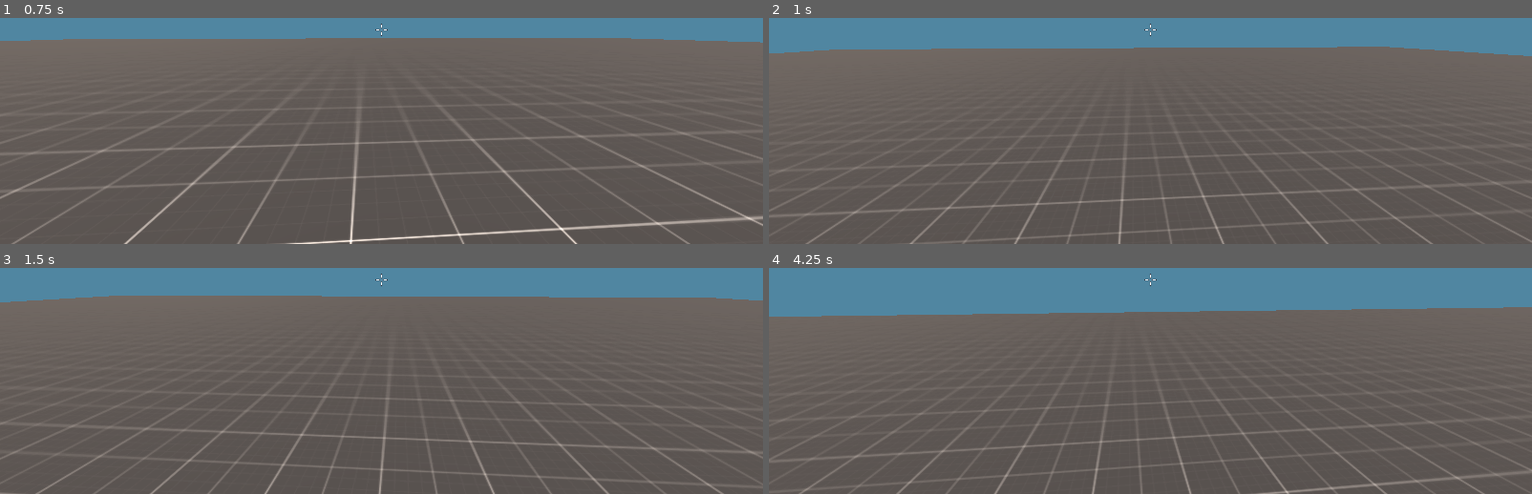
Above: before the commit, frames 1-4 (two rows, left to right).
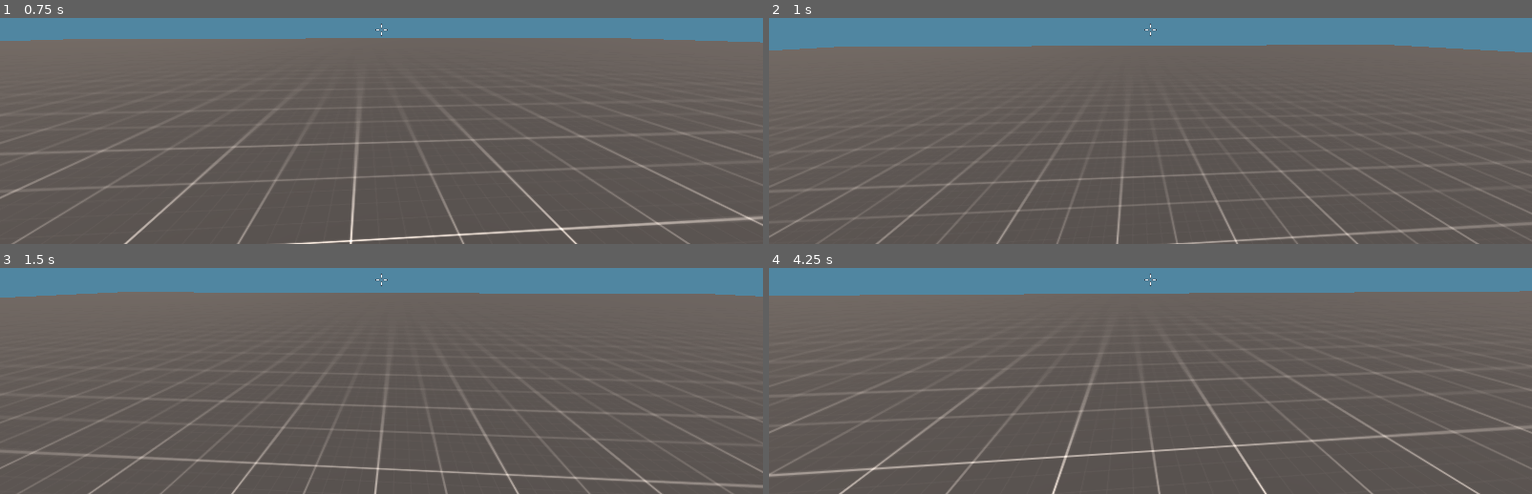
Above: after the commit, the same moments.

Repository: marcospb19/firestone
Game: Godot game, scene res://plane.tscn
Two runs of this game, one before a commit and one after it. Both use one fixed random seed, a clock stepped at 60 frames per second and the inputs below.
Inputs (mouse positions are in pixels of both pictures, inside the frame that each line leads up to):
- Up to frame 1 (0.75 s): move the mouse to (419, 29) at 0.52 s; press the mouse at (419, 29) at 0.53 s; hold W (move_forward) from 0.53 s (still down)
- Up to frame 2 (1 s): keep holding W (move_forward); tap Space (jump) at 0.77, 0.8 s
- Up to frame 3 (1.5 s): keep holding W (move_forward); tap Space (jump) at 1.07, 1.35 s; move the mouse to (343, 281) at 1.27 s; release the mouse at (343, 281) at 1.28 s
- Up to frame 4 (4.25 s): keep holding W (move_forward); tap Space (jump) at 1.52, 1.82, 2.3, 3.02, 3.32 s; click (1112, 281) at 1.55 s; move the mouse to (1165, 272) at 2.02 s; press the mouse at (1165, 272) at 2.03 s; move the mouse to (1142, 286) at 2.77 s; release the mouse at (1142, 286) at 2.78 s; click (1142, 286) at 2.85 s; move the mouse to (1203, 286) at 3.52 s; hold Space (jump) from 3.53 s (still down)

Frame 1 is identical in both runs. In frame 2, 4.9% of the frame differs, in the area x 0-100%, y 11-100%; in frame 3, 5.8%; in frame 4, 13%, in the area x 0-100%, y 10-100%.

Commit message:
reduziu bastante, um novo começo para um novo jogo

Diff:
--- a/plane.tscn
+++ b/plane.tscn
@@ -1,7 +1,7 @@
 [gd_scene load_steps=8 format=3 uid="uid://ctqae8e73sa1w"]
 
 [ext_resource type="PackedScene" uid="uid://bm8usyqlqf2aj" path="res://floor.tscn" id="1_6xwvw"]
-[ext_resource type="PackedScene" uid="uid://dch0wy1f03eim" path="res://level_environment.tscn" id="2_28khi"]
+[ext_resource type="PackedScene" uid="uid://dch0wy1f03eim" path="res://environment.tscn" id="2_28khi"]
 [ext_resource type="PackedScene" uid="uid://dl2ed4gkybggf" path="res://src/elements/player/player.tscn" id="3_i1mur"]
 [ext_resource type="Texture2D" uid="uid://38rtc8sllpi2" path="res://assets/black_grid.svg" id="4_cejrt"]
 
--- a/src/elements/player/player.gd
+++ b/src/elements/player/player.gd
@@ -3,17 +3,16 @@
 @export_subgroup("Properties")
 @export var movement_speed := 3.0
 @export var jump_strength := 6.0
-@export var jet_strength := 23.0
 @export var gravity := 20.0
 
 const RUN_MULTIPLIER := 1.4
-@onready var ui = $InGameUI
 
 var mouse_sensitivity := 0.00065
 var health := 100
 var movement_velocity: Vector3
 var previously_floored := false
 
+@onready var ui = $InGameUI
 @onready var camera: Camera3D = $Head/Camera
 @onready var raycast: RayCast3D = $Head/Camera/RayCast
 
@@ -21,7 +20,6 @@
 	Input.mouse_mode = Input.MOUSE_MODE_CAPTURED
 	Engine.max_fps = 240
 	Utils.set_main_camera(camera)
-
 
 func apply_rotation(diff: Vector2):
 	rotation.y -= diff.x
@@ -42,7 +40,6 @@
 	handle_click()
 	handle_action_jump_and_jet(delta)
 
-	# Flat movement
 	var input = Input.get_vector("move_left", "move_right", "move_forward", "move_back")
 	var movement := Vector3(input.x, 0, input.y).limit_length(1.0) * movement_speed
 
@@ -53,20 +50,17 @@
 	movement.y = velocity.y
 	velocity = transform.basis * movement
 
-func handle_action_jump_and_jet(delta: float):
+func handle_action_jump_and_jet(_delta: float):
 	if self.is_on_floor():
 		velocity.y = 0.0
 
 	if Input.is_action_pressed("jump"):
 		if self.is_on_floor():
-			Audio.play_at_one_of(["jump_a.ogg", "jump_b.ogg", "jump_c.ogg"])
 			velocity.y = max(jump_strength, velocity.y + jump_strength / 2.0)
-		else:
-			velocity.y += jet_strength * delta
 
 func handle_click():
 	if Input.is_action_pressed("shoot"):
 		raycast.force_raycast_update()
 		if raycast.is_colliding():
-			var collider = raycast.get_collider()
+			# var collider = raycast.get_collider()
 			pass
--- a/src/elements/player/player.tscn
+++ b/src/elements/player/player.tscn
@@ -1,8 +1,6 @@
-[gd_scene load_steps=6 format=3 uid="uid://dl2ed4gkybggf"]
+[gd_scene load_steps=4 format=3 uid="uid://dl2ed4gkybggf"]
 
 [ext_resource type="Script" uid="uid://b6ct8sacwqxku" path="res://src/elements/player/player.gd" id="1_ffboj"]
-[ext_resource type="Texture2D" uid="uid://8ggihh27mlrr" path="res://assets/sprites/blob_shadow.png" id="2_b0fo8"]
-[ext_resource type="Script" uid="uid://bej4pk1jsdhu3" path="res://src/elements/player/player_camera.gd" id="4_g8ff7"]
 [ext_resource type="PackedScene" uid="uid://bsx1usq366uih" path="res://src/elements/ui/in_game_ui.tscn" id="4_x2jau"]
 
 [sub_resource type="CapsuleShape3D" id="CapsuleShape3D_gdq8c"]
@@ -25,16 +23,8 @@
 cull_mask = 1048573
 current = true
 fov = 80.0
-script = ExtResource("4_g8ff7")
 
 [node name="RayCast" type="RayCast3D" parent="Head/Camera"]
 exclude_parent = false
 target_position = Vector3(0, 0, -1000)
 collide_with_areas = true
-
-[node name="Shadow" type="Decal" parent="."]
-transform = Transform3D(1, 0, 0, 0, 1, 0, 0, 0, 1, 0, 0.141817, 0)
-size = Vector3(1, 2, 1)
-texture_albedo = ExtResource("2_b0fo8")
-modulate = Color(1, 1, 1, 0.705882)
-normal_fade = 0.5
--- a/src/elements/ui/hud/gameplay_hud.gd
+++ /dev/null
@@ -1,4 +0,0 @@
-extends Control
-
-@onready var health: ProgressBar = $Health
-@onready var crosshair: TextureRect = $Crosshair
--- a/src/elements/ui/hud/health_bar.gd
+++ /dev/null
@@ -1,25 +0,0 @@
-extends ProgressBar
-
-
-func _ready():
-	update_health(100)
-
-
-func update_health(health: int):
-	value = health
-	__update_color()
-
-
-func __update_color():
-	var bar_style = StyleBoxFlat.new()
-	bar_style.bg_color = __get_color_for_health()
-	self.add_theme_stylebox_override("fill", bar_style)
-
-
-func __get_color_for_health() -> Color:
-	if value > 50.0:
-		# Green to orange
-		return lerp(Color.ORANGE, Color.LAWN_GREEN, (self.value - 50.0) / 50.0)
-	else:
-		# Orange to red
-		return lerp(Color.RED, Color.ORANGE, self.value / 50.0)
--- a/src/elements/ui/in_game_ui.tscn
+++ b/src/elements/ui/in_game_ui.tscn
@@ -1,9 +1,7 @@
-[gd_scene load_steps=7 format=3 uid="uid://bsx1usq366uih"]
+[gd_scene load_steps=5 format=3 uid="uid://bsx1usq366uih"]
 
 [ext_resource type="Script" uid="uid://dcdowglvd2oyi" path="res://src/elements/ui/in_game_ui.gd" id="1_6al0f"]
-[ext_resource type="Script" uid="uid://kj4yuyvfes5a" path="res://src/elements/ui/hud/gameplay_hud.gd" id="2_nwc7u"]
 [ext_resource type="Texture2D" uid="uid://ogyonerhuxqq" path="res://assets/crosshair.png" id="3_73s3q"]
-[ext_resource type="Theme" uid="uid://m03cgcejchws" path="res://src/elements/ui/style/font_theme.tres" id="4_4nbmt"]
 [ext_resource type="Script" uid="uid://lblaiw3aanud" path="res://src/elements/ui/menus/options_menu.gd" id="4_8cb5d"]
 [ext_resource type="Script" uid="uid://cnld5vsyaf5i6" path="res://src/elements/ui/style/appliers/button_group.gd" id="6_3i5ob"]
 
@@ -17,7 +15,6 @@
 anchor_bottom = 1.0
 grow_horizontal = 2
 grow_vertical = 2
-script = ExtResource("2_nwc7u")
 
 [node name="Crosshair" type="TextureRect" parent="GameplayHUD"]
 layout_mode = 1
@@ -40,7 +37,6 @@
 anchor_bottom = 1.0
 grow_horizontal = 2
 grow_vertical = 2
-theme = ExtResource("4_4nbmt")
 script = ExtResource("4_8cb5d")
 
 [node name="BackgroundColor" type="ColorRect" parent="OptionsMenu"]
--- a/src/elements/ui/style/appliers/button_group.gd
+++ b/src/elements/ui/style/appliers/button_group.gd
@@ -2,7 +2,6 @@
 
 @onready var normal_style: StyleBoxFlat = preload("res://src/elements/ui/style/button_normal_style.tres")
 @onready var hover_style: StyleBoxFlat = preload("res://src/elements/ui/style/button_hover_style.tres")
-
 
 func _ready():
 	self.add_theme_constant_override("v_separation", 10)
--- a/src/elements/ui/style/font_theme.tres
+++ /dev/null
@@ -1,7 +0,0 @@
-[gd_resource type="Theme" load_steps=2 format=3 uid="uid://m03cgcejchws"]
-
-[ext_resource type="FontFile" uid="uid://3ptnp51wg5qt" path="res://assets/victor_mono_medium.ttf" id="1_tstgf"]
-
-[resource]
-default_font = ExtResource("1_tstgf")
-default_font_size = 30
Renamed: level_environment.tscn -> environment.tscn
Not shown, removed: src/elements/ui/hud/gameplay_hud.gd.uid
Not shown, removed: src/elements/ui/hud/health_bar.gd.uid
